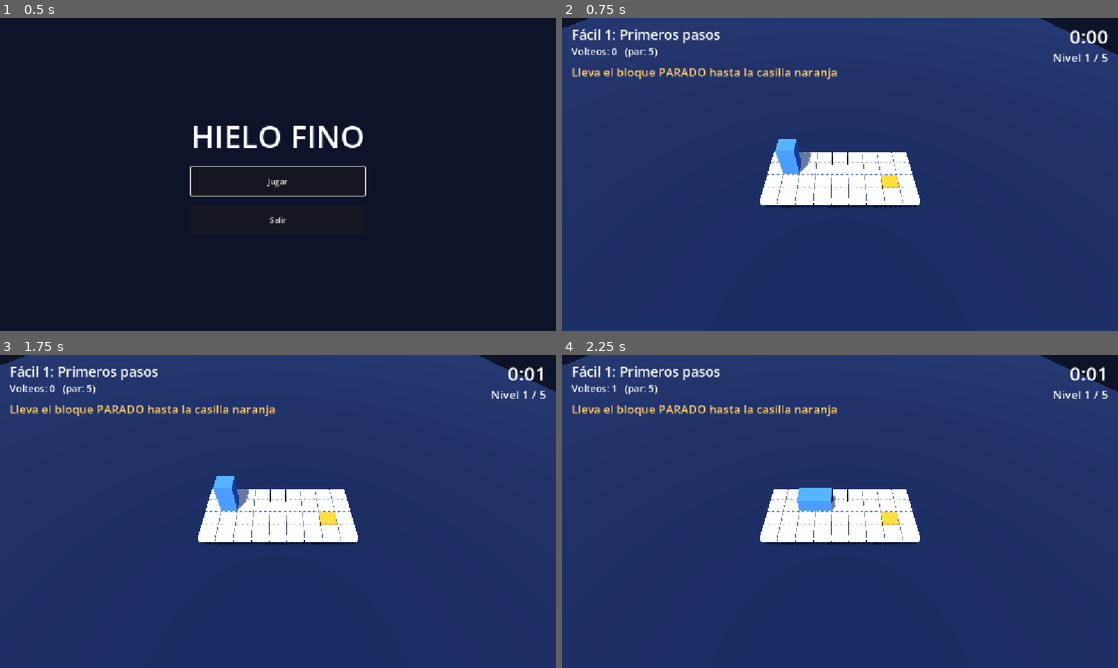
Above: before the commit, frames 1-4 (two rows, left to right).
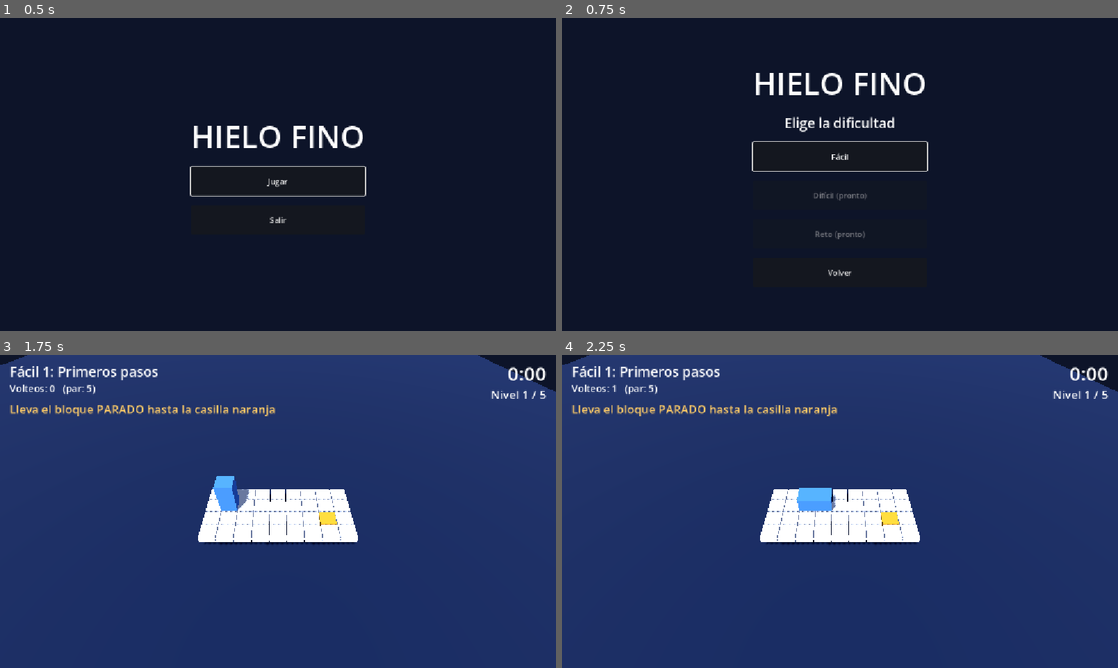
Above: after the commit, the same moments.

Repository: iandifilippo/hielo-fino
Game: Godot game, scene res://escenas/menu.tscn
Same seed, same stepped clock (60 frames per second), same inputs: the game is played once before the commit and once after it.
Inputs (mouse positions are in pixels of both pictures, inside the frame that each line leads up to):
- Up to frame 1 (0.5 s): no input
- Up to frame 2 (0.75 s): click "Jugar" at 0.5 s
- Up to frame 3 (1.75 s): click (278, 492) at 1.25 s, where only the run after the commit has a clickable "Fácil"
- Up to frame 4 (2.25 s): tap Enter at 2 s; hold Right from 2.03 s (still down); tap Z at 2.1 s

Frame 1 is identical in both runs. In frame 2, 99% of the frame differs, in the area x 0-100%, y 0-100%; in frame 3, less than 0.1%; in frame 4, less than 0.1%.

Commit message:
Submenú para elegir dificultad

Diff:
--- a/scripts/menu.gd
+++ b/scripts/menu.gd
@@ -1,6 +1,11 @@
 extends Control
 
-# Menú principal: Jugar y Salir.
+# MENÚ PRINCIPAL Y MENÚ DE DIFICULTAD
+
+var caja_principal: VBoxContainer
+var caja_dificultad: VBoxContainer
+var btn_jugar: Button
+var btn_facil: Button
 
 func _ready() -> void:
 	set_anchors_preset(Control.PRESET_FULL_RECT)
@@ -23,21 +28,64 @@
 	titulo.add_theme_font_size_override("font_size", 64)
 	caja.add_child(titulo)
 
-	var jugar := Button.new()
-	jugar.text = "Jugar"
-	jugar.custom_minimum_size = Vector2(260, 60)
-	jugar.pressed.connect(_on_jugar)
-	caja.add_child(jugar)
+	# MENÚ 1: JUGAR / SALIR
+	caja_principal = VBoxContainer.new()
+	caja_principal.add_theme_constant_override("separation", 20)
+	caja.add_child(caja_principal)
+	btn_jugar = _boton("Jugar", _on_jugar)
+	caja_principal.add_child(btn_jugar)
+	caja_principal.add_child(_boton("Salir", _on_salir))
 
-	var salir := Button.new()
-	salir.text = "Salir"
-	salir.custom_minimum_size = Vector2(260, 60)
-	salir.pressed.connect(_on_salir)
-	caja.add_child(salir)
+	# MENÚ 2: DIFICULTAD
+	caja_dificultad = VBoxContainer.new()
+	caja_dificultad.add_theme_constant_override("separation", 20)
+	caja_dificultad.visible = false
+	caja.add_child(caja_dificultad)
 
-	jugar.grab_focus()
+	var subtitulo := Label.new()
+	subtitulo.text = "Elige la dificultad"
+	subtitulo.horizontal_alignment = HORIZONTAL_ALIGNMENT_CENTER
+	subtitulo.add_theme_font_size_override("font_size", 28)
+	caja_dificultad.add_child(subtitulo)
+
+	btn_facil = _boton("Fácil", _elegir.bind("facil"))
+	caja_dificultad.add_child(btn_facil)
+	# DIFÍCIL Y RETO TODAVÍA NO TIENEN NIVELES
+	var dificil := _boton("Difícil (pronto)", _elegir.bind("dificil"))
+	dificil.disabled = true
+	caja_dificultad.add_child(dificil)
+	var reto := _boton("Reto (pronto)", _elegir.bind("reto"))
+	reto.disabled = true
+	caja_dificultad.add_child(reto)
+	caja_dificultad.add_child(_boton("Volver", _on_volver))
+
+	btn_jugar.grab_focus()
+
+func _boton(texto: String, accion: Callable) -> Button:
+	var b := Button.new()
+	b.text = texto
+	b.custom_minimum_size = Vector2(260, 60)
+	b.pressed.connect(accion)
+	return b
+
+func _unhandled_input(event: InputEvent) -> void:
+	# ESC EN DIFICULTAD VUELVE AL MENÚ 1
+	if event.is_action_pressed("ui_cancel") and caja_dificultad.visible:
+		_on_volver()
+		get_viewport().set_input_as_handled()
 
 func _on_jugar() -> void:
+	caja_principal.visible = false
+	caja_dificultad.visible = true
+	btn_facil.grab_focus()
+
+func _on_volver() -> void:
+	caja_dificultad.visible = false
+	caja_principal.visible = true
+	btn_jugar.grab_focus()
+
+func _elegir(pack: String) -> void:
+	Niveles.pack = pack
 	Niveles.actual = 0
 	get_tree().change_scene_to_file("res://escenas/juego.tscn")
 
